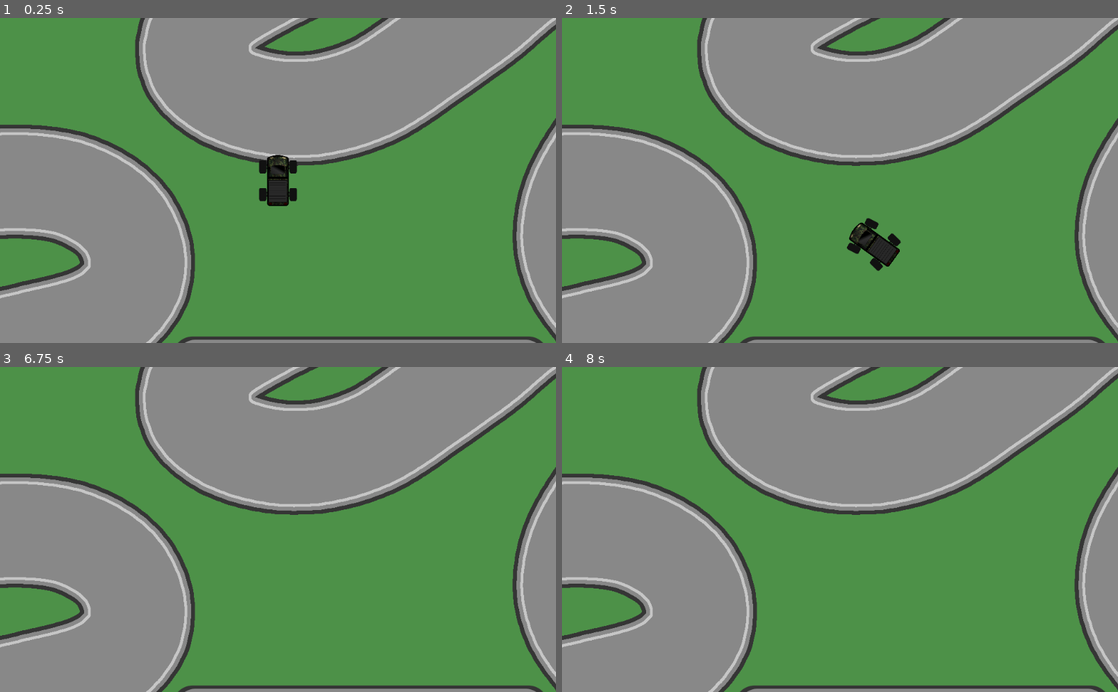
Above: before the commit, frames 1-4 (two rows, left to right).
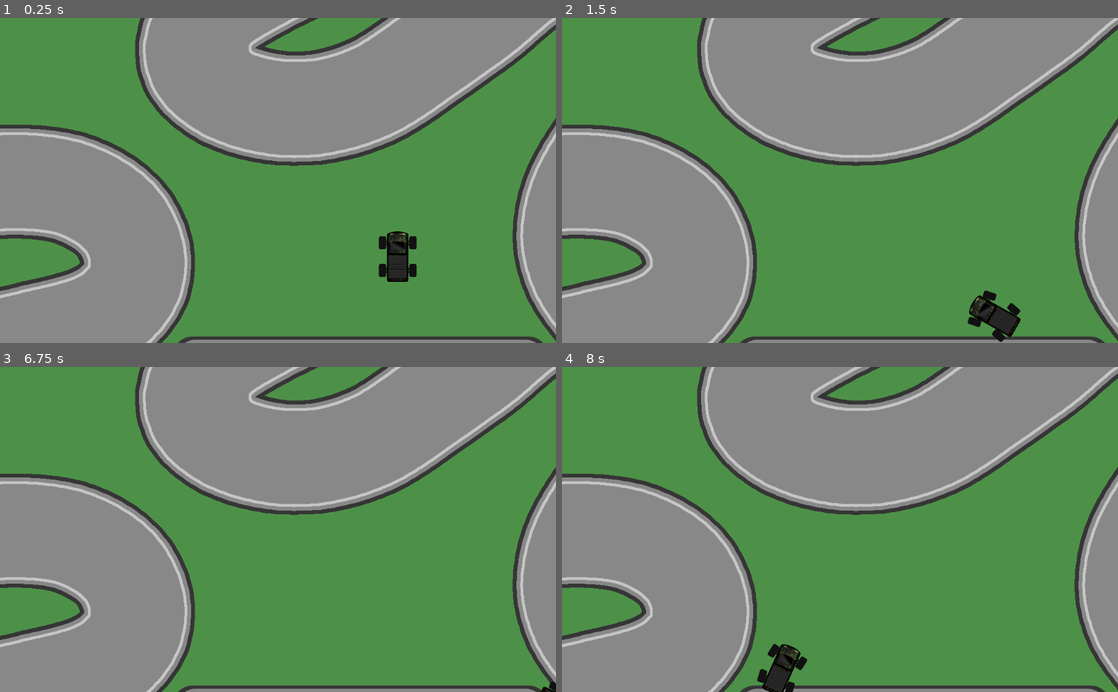
Above: after the commit, the same moments.

Repository: fswienty/godot-wheeled-vehicle-template
Game: Godot game, scene res://World.tscn
Two runs of this game, one before a commit and one after it. Both use one fixed random seed, a clock stepped at 60 frames per second and the inputs below.
Inputs:
- Up to frame 1 (0.25 s): no input
- Up to frame 2 (1.5 s): tap Enter at 0.5 s; hold D (steer_right) 0.53-1.28 s; hold S (decelerate) 0.53-1.28 s; hold A (steer_left) from 1.28 s (still down); tap S (decelerate) at 1.35 s
- Up to frame 3 (6.75 s): release A (steer_left) at 2.03 s; hold D (steer_right) 2.03-2.78 s; hold S (decelerate) 2.03-2.78 s; tap Space at 2.75, 4.25, 5.75 s; hold W (accelerate) 2.78-3.53 s; tap S (decelerate) at 2.85, 4.35, 5.85 s; tap Enter at 3.5, 5 s; hold S (decelerate) 3.53-4.28 s; hold A (steer_left) 3.53-5.78 s; hold S (decelerate) 5.03-5.78 s; hold D (steer_right) 5.78-6.53 s; hold W (accelerate) from 6.53 s (still down); hold S (decelerate) from 6.53 s (still down)
- Up to frame 4 (8 s): release W (accelerate) at 7.28 s; release S (decelerate) at 7.28 s; hold D (steer_right) from 7.28 s (still down); tap S (decelerate) at 7.35 s

The runs differ from the first frame. In frame 1, 1.7% of the frame differs, in the area x 46-75%, y 42-82%; in frame 2, 1.7%; in frame 3, less than 0.1%; in frame 4, 0.8%.

Commit message:
screw trailers

Diff:
--- a/Vehicles/Vehicle.gd
+++ b/Vehicles/Vehicle.gd
@@ -6,6 +6,7 @@
 # true: steering wheels return to their forward position
 # false: steering wheels remain at their current angle
 export var center_steering = true
+export var air_resistance = 0.1
 onready var right = global_transform.x.normalized()
 onready var wheel_group = str(get_instance_id()) + "-wheels"  # unique name for the wheel group
 
@@ -17,7 +18,7 @@
 		wheel.add_to_group(wheel_group)
 
 	# tire setup
-	get_tree().set_group(wheel_group, "player", self)
+	get_tree().set_group(wheel_group, "vehicle", self)
 	get_tree().set_group(wheel_group, "grip", grip)
 	get_tree().set_group(wheel_group, "steering_speed", steering_speed)
 	get_tree().set_group(wheel_group, "center_steering", center_steering)
@@ -50,6 +51,7 @@
 
 	# "air resistance"
 	var vel = 0.005 * linear_velocity
-	var vSquared = vel.length_squared() * vel.normalized()
-#	apply_central_impulse(-cw_value * vSquared)
-	apply_central_impulse(-0.005 * vel)
+	apply_central_impulse(-air_resistance * vel)
+	# air resistance *should* scale quadratically with velssssocity but whatever
+#	var velSquared = vel.length_squared() * vel.normalized()
+#	apply_central_impulse(-air_resistance * velSquared)
--- a/Vehicles/Wheel.gd
+++ b/Vehicles/Wheel.gd
@@ -1,15 +1,15 @@
 extends Sprite
 
-onready var player: RigidBody2D # set by Player.gd, until then just some temporary rigidbody so that the script doesn't shit itself
+onready var vehicle: RigidBody2D # set by Vehicle.gd, until then just some temporary rigidbody so that the script doesn't shit itself
 
 # steering variables
 export var is_steering = false  # wether a wheel responds to steering input
 export var max_angle = 0.0  # maximum anngle the wheel can steer to
-var steering_speed = 0.0  # how fast the wheel steers, set by Player.gd
-var center_steering = true  # see explanation in Player.gd
+var steering_speed = 0.0  # how fast the wheel steers, set by Vehicle.gd
+var center_steering = true  # see explanation in Vehicle.gd
 
 export var power = 0.0  # how much a wheel responds to drive input
-var grip = 0.0  # grip of the tire, set by Player.gd
+var grip = 0.0  # grip of the tire, set by Vehicle.gd
 
 onready var forward = -global_transform.y.normalized()
 onready var right = global_transform.x.normalized()
@@ -23,7 +23,7 @@
 	# update direction unit vectors and position vector relative to body
 	forward = -(global_transform.y.normalized())
 	right = global_transform.x.normalized()
-	player_to_wheel = global_position - player.global_position
+	player_to_wheel = global_position - vehicle.global_position
 
 
 func _physics_process(delta):
@@ -42,9 +42,9 @@
 
 
 func drive(drive_input):
-	player.apply_impulse(player_to_wheel, drive_input * power * forward)
+	vehicle.apply_impulse(player_to_wheel, drive_input * power * forward)
 
 
 func apply_lateral_forces():
 	var lateral_velocity = linear_velocity.dot(right)
-	player.apply_impulse(player_to_wheel, -(grip * lateral_velocity * right))
+	vehicle.apply_impulse(player_to_wheel, -(grip * lateral_velocity * right))
--- a/World.tscn
+++ b/World.tscn
@@ -5,12 +5,9 @@
 
 [node name="World" type="Node2D"]
 
-[node name="Sprite" type="Sprite" parent="."]
+[node name="Track" type="Sprite" parent="."]
 scale = Vector2( 2, 2 )
 texture = ExtResource( 1 )
-
-[node name="Truck" parent="." instance=ExtResource( 2 )]
-steering_speed_decay = 0.3
 
 [node name="Camera2D" type="Camera2D" parent="."]
 current = true
@@ -22,3 +19,6 @@
 drag_margin_top = 0.0
 drag_margin_right = 0.0
 drag_margin_bottom = 0.0
+
+[node name="Truck" parent="." instance=ExtResource( 2 )]
+position = Vector2( 441.073, 281.355 )
